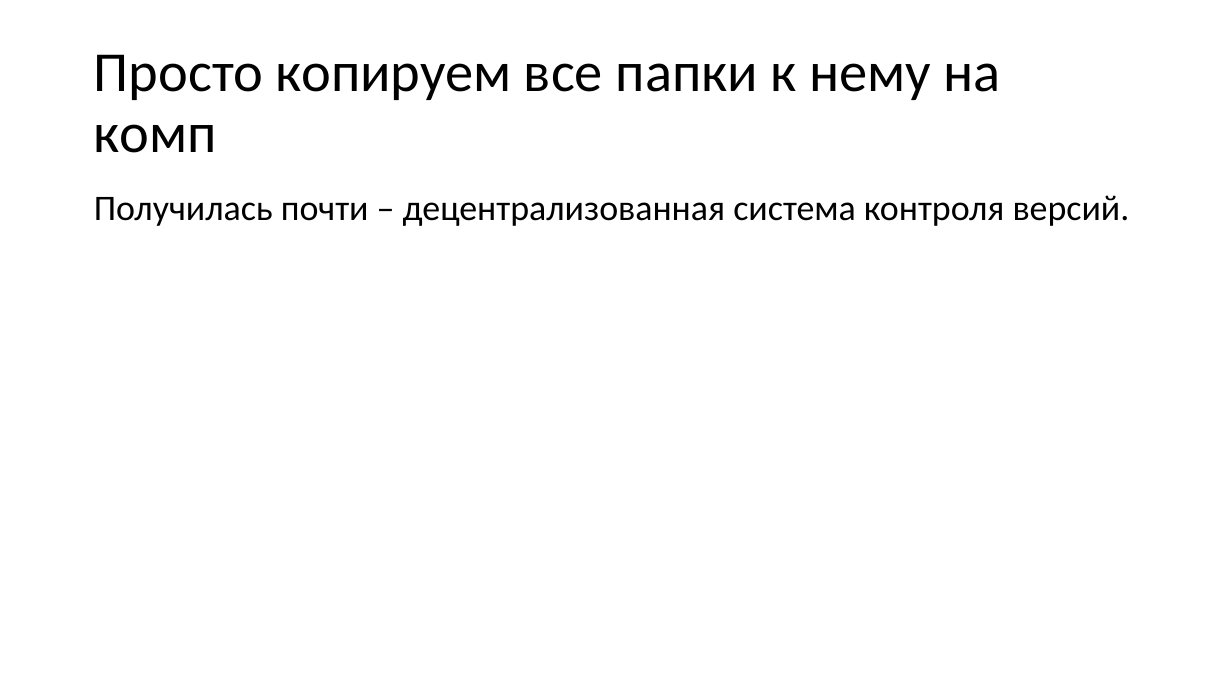
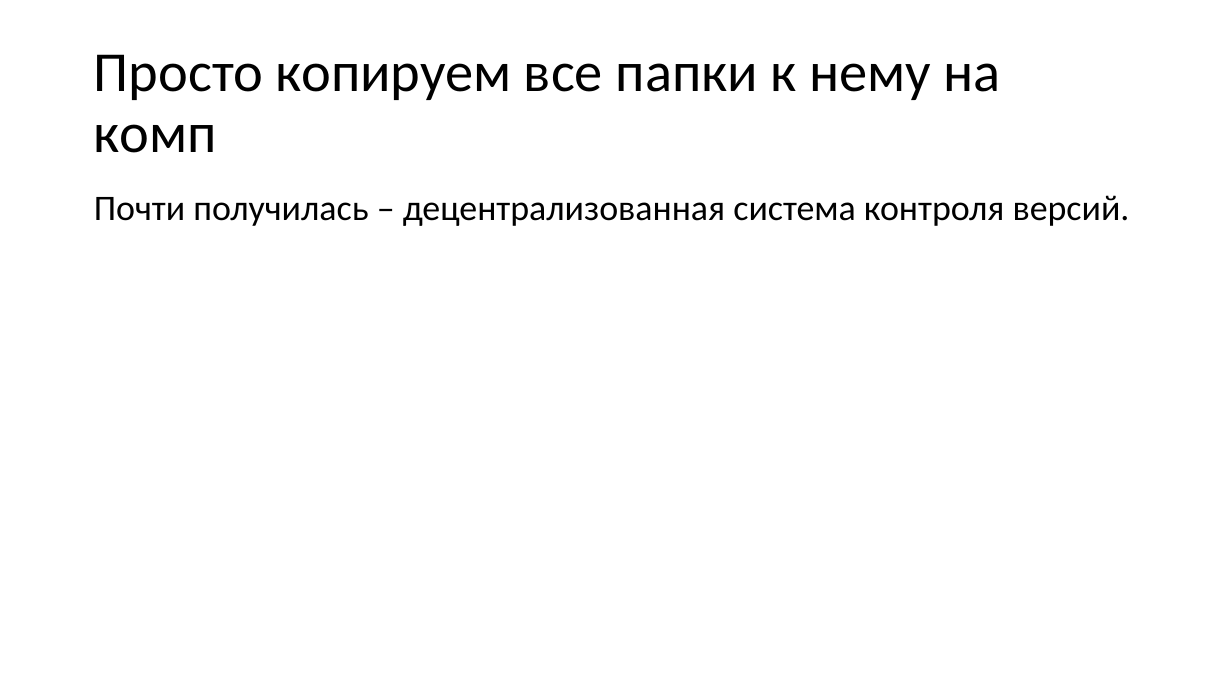
Before and after one commit to dzmitry-varabei/front-end-course, a slide deck: slide 40 of git-commit-code-review/Presentation1.pptx. Drawn at 1232x693 pixels with LibreOffice and Linux fonts; fonts in the diff are those of the drawing. Boxes give left, top, right and bottom in pixels: in the first picture for what was removed or moved away, otherwise in the second. Text is boxed around its words. In the diff, an @@ line names an element or a change of style, - is before the commit and + after.

```diff
--- a/git-commit-code-review/Presentation1.pptx
+++ b/git-commit-code-review/Presentation1.pptx
@@ text at bbox=[94, 195, 1130, 226]: text changed @@
-Получилась почти – децентрализованная система контроля версий.
+Почти получилась – децентрализованная система контроля версий.
```
Also in this commit, not shown: 16 other slides changed, 8 slides removed, 1 other file.
